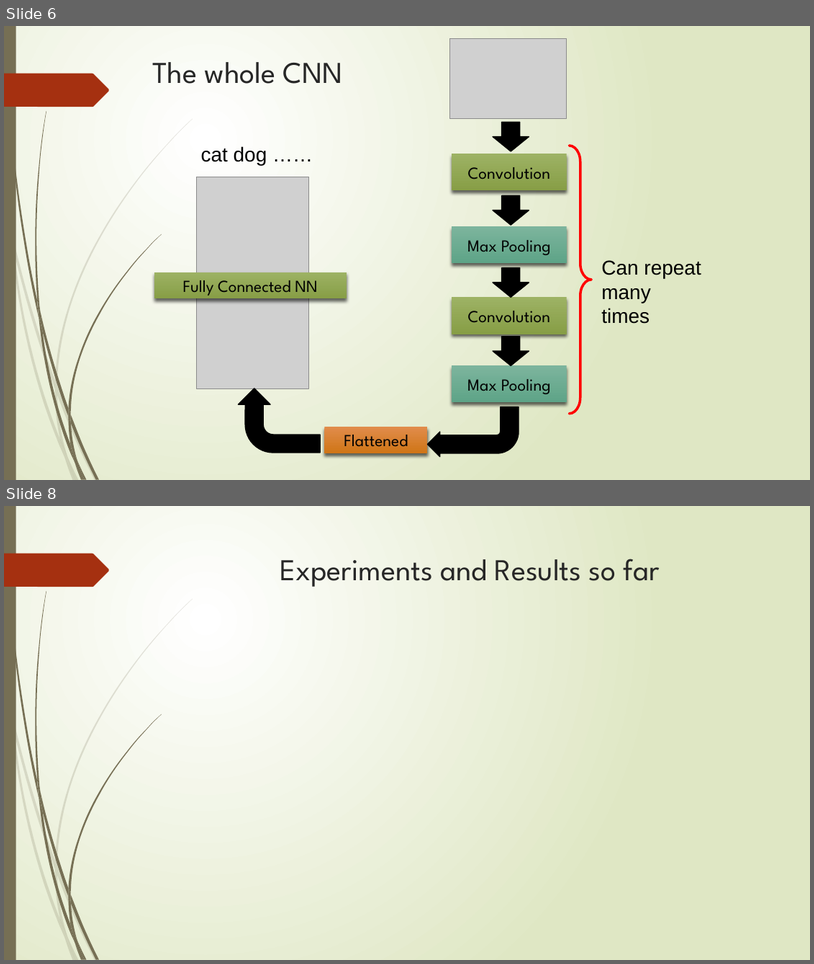
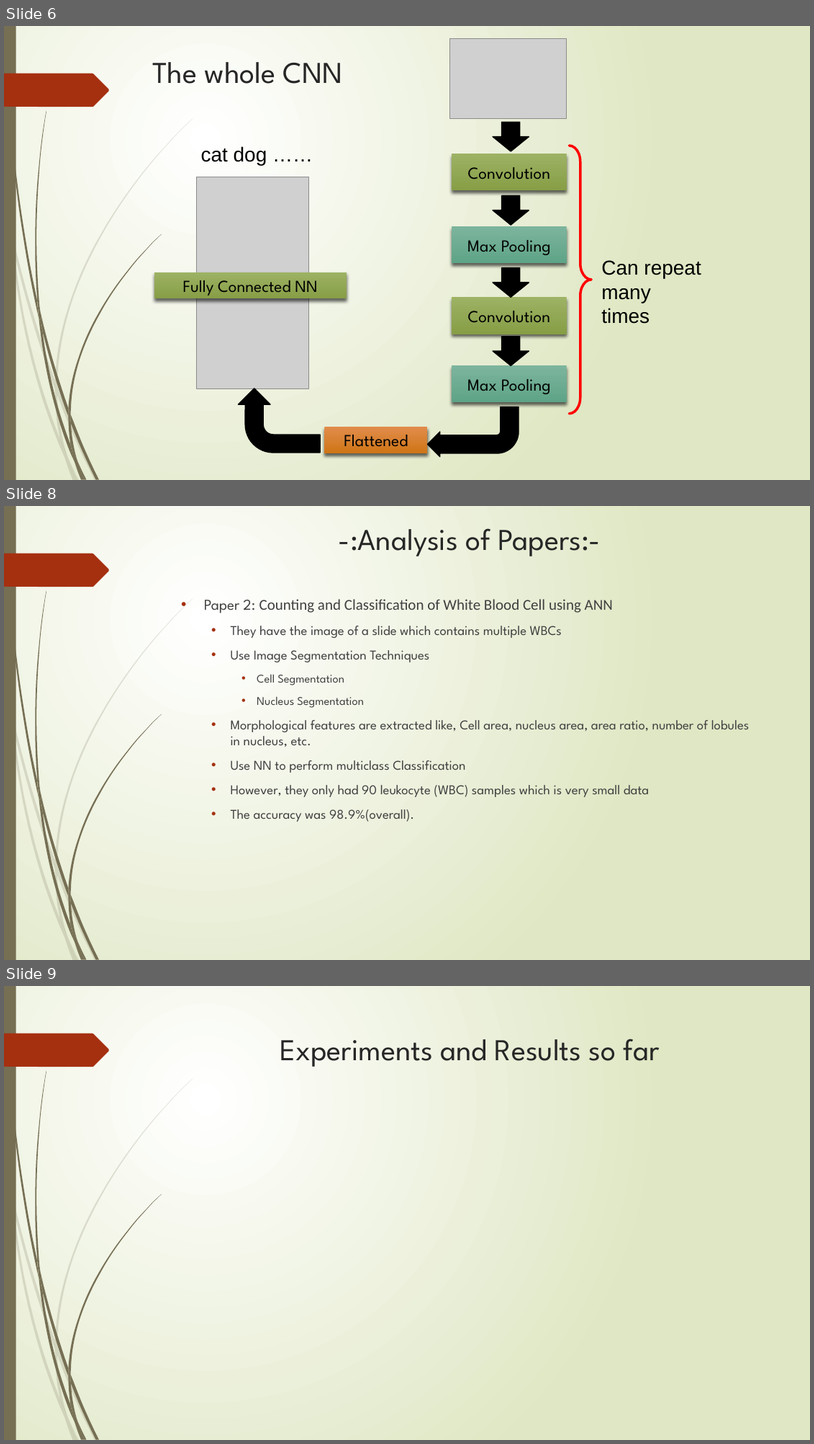
Before and after one commit to ShashankSaumya123/WBC-Classification, a slide deck: Presentation/Project Midway.pptx. Shown one above the other, each under a label of ours: slides 6 and 8 before the commit, slides 6, 8 and 9 after it; the slides between them are not shown. The pictures are 814x964 and 814x1444 pixels, drawn with LibreOffice and Linux fonts; fonts in the diff are those of the drawing; grey boxes stand for pictures. Boxes give left, top, right and bottom in pixels: in the first picture for what was removed or moved away, otherwise in the second. Text is boxed around its words. In the diff, an @@ line names an element or a change of style, - is before the commit and + after.

```diff
--- a/Presentation/Project Midway.pptx
+++ b/Presentation/Project Midway.pptx
@@ slide 8 added at [4, 506, 810, 960], background gradient #FFFFFF to #DFE8C4; not listed: 24 template elements that a slide beside it also shows @@
@@ title added at [339, 528, 601, 556], 36 pt, text #262626 @@
+-:Analysis of Papers:-
@@ text added at [204, 599, 750, 821], 16 pt, text #404040 @@
+• Paper 2: Counting and Classification of White Blood Cell using ANN
+  • They have the image of a slide which contains multiple WBCs
+  • Use Image Segmentation Techniques
+    • Cell Segmentation
+    • Nucleus Segmentation
+  • Morphological features are extracted like, Cell area, nucleus area, area ratio, number of lobules in nucleus, etc.
+  • Use NN to perform multiclass Classification
+  • However, they only had 90 leukocyte (WBC) samples which is very small data
+  • The accuracy was 98.9%(overall).
@@ what was slide 8 is now slide 9 @@
```
Also in this commit, not shown: 2 slides changed, 1 other slide added.
